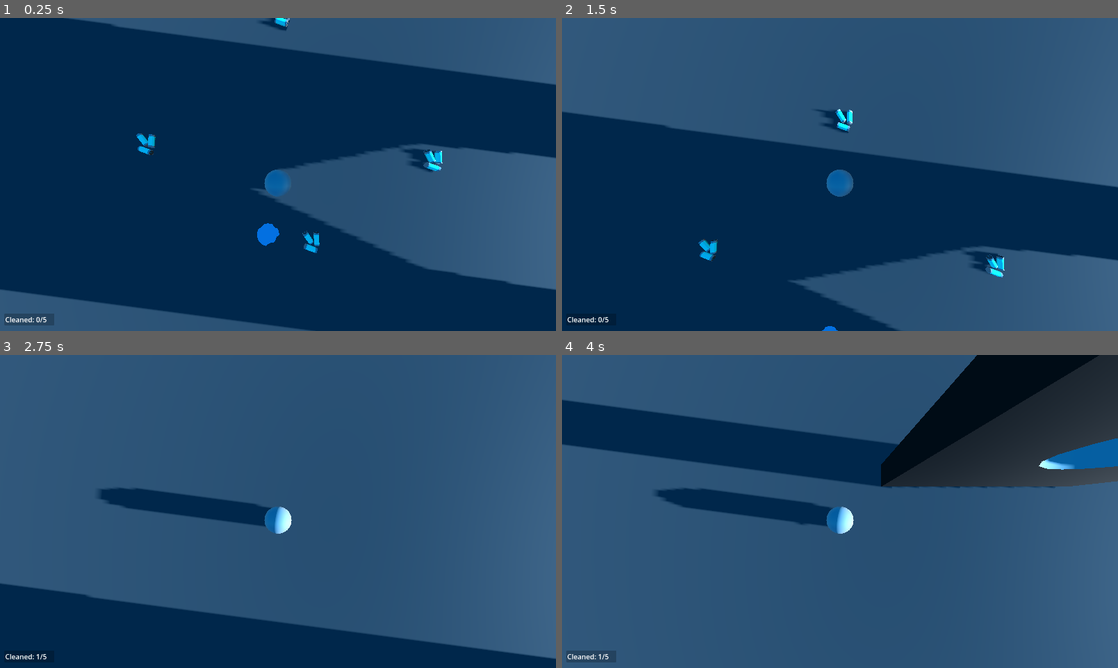
Above: before the commit, frames 1-4 (two rows, left to right).
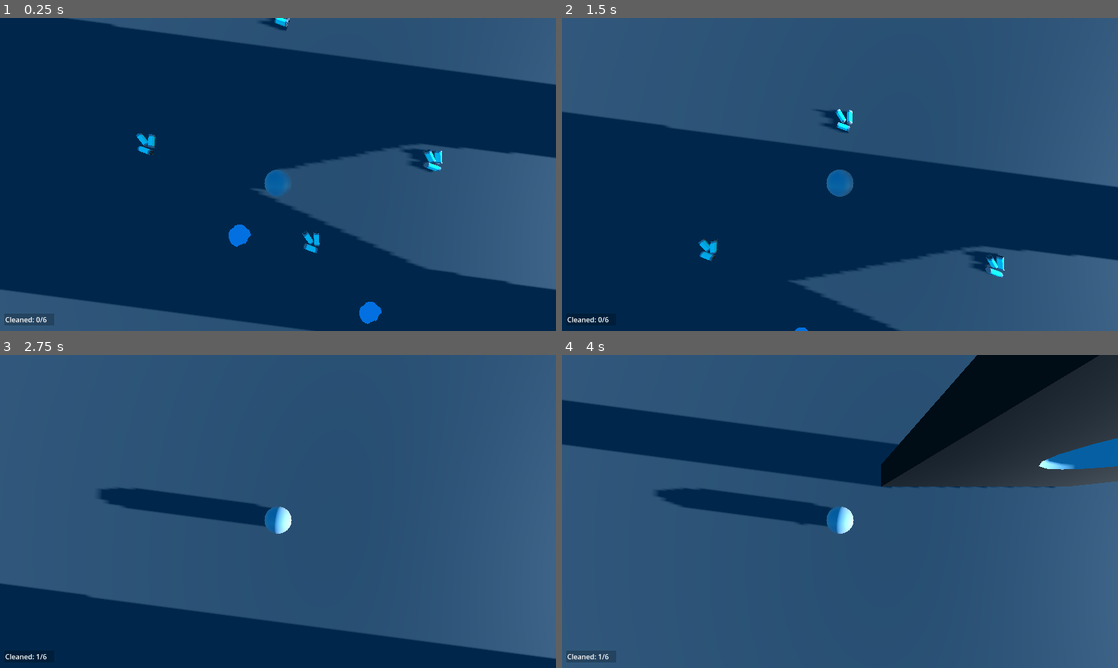
Above: after the commit, the same moments.

Repository: JustDavide/JanitorDemo
Game: Godot game, scene res://scenes/main.tscn
Two runs of this game, one before a commit and one after it. Both use one fixed random seed, a clock stepped at 60 frames per second and the inputs below.
Inputs (mouse positions are in pixels of both pictures, inside the frame that each line leads up to):
- Up to frame 1 (0.25 s): no input
- Up to frame 2 (1.5 s): tap Enter at 0.5 s; move the mouse to (867, 174) at 0.52 s; hold E (Interact) 0.53-1.28 s; hold W (Forwards) from 0.53 s (still down); move the mouse to (812, 174) at 1.27 s; tap E (Interact) at 1.35 s
- Up to frame 3 (2.75 s): keep holding W (Forwards); tap E (Interact) at 2 s; move the mouse to (289, 505) at 2.02 s; hold E (Interact) from 2.03 s (still down); click (289, 505) at 2.1 s
- Up to frame 4 (4 s): keep holding W (Forwards); move the mouse to (834, 517) at 2.77 s; release E (Interact) at 2.78 s; tap E (Interact) at 2.85 s; move the mouse to (878, 514) at 3.52 s; hold E (Interact) from 3.53 s (still down)

The runs differ from the first frame. In frame 1, 0.6% of the frame differs, in the area x 7-69%, y 65-98%; in frame 2, less than 0.1%; in frame 3, less than 0.1%; in frame 4, less than 0.1%.

Commit message:
Fixed a bug or two

Diff:
--- a/scenes/main.tscn
+++ b/scenes/main.tscn
@@ -101,5 +101,8 @@
 [node name="BunchOfCans4" parent="." unique_id=429383984 instance=ExtResource("2_0wfyh")]
 transform = Transform3D(1, 0, 0, 0, 1, 0, 0, 0, 1, -4.8361015, 0.70289195, -4.661441)
 
+[node name="Puddle2" parent="." unique_id=1834099406 instance=ExtResource("3_sugp2")]
+transform = Transform3D(1, 0, 0, 0, 1, 0, 0, 0, 1, -0.8556042, 0.4999981, 9.031061)
+
 [node name="Puddle" parent="." unique_id=369697662 instance=ExtResource("3_sugp2")]
-transform = Transform3D(1, 0, 0, 0, 1, 0, 0, 0, 1, -5.590452, 0.5, 5.4101534)
+transform = Transform3D(1, 0, 0, 0, 1, 0, 0, 0, 1, -6.906752, 0.5000019, 5.4607315)
--- a/scripts/Cans.gd
+++ b/scripts/Cans.gd
@@ -5,24 +5,24 @@
 func _ready() -> void:
 	Global.registerTrash()
 	tooltip = Global.playerUI.get_node("Tooltip")
-	$Area3D.body_entered.connect(_on_body_entered)
-	$Area3D.body_exited.connect(_on_body_exited)
+	$Area3D.area_entered.connect(_on_area_entered)
+	$Area3D.area_exited.connect(_on_area_exited)
 
 func _process(_delta: float) -> void:
 	if Input.is_action_just_pressed("Interact"):
 		clean()
 
-func _on_body_entered(body: Node3D):
-	if body.name == "Player":
+func _on_area_entered(area: Node3D):
+	if area.get_parent().name == "Player":
 		tooltip.visible = true
 
-func _on_body_exited(body: Node3D):
-	if body.name == "Player":
+func _on_area_exited(area: Node3D):
+	if area.get_parent().name == "Player":
 		tooltip.visible = false
 
 func clean():
-	var bodies = $Area3D.get_overlapping_bodies()
-	for body in bodies:
-		if body.name == "Player":
+	var areas = $Area3D.get_overlapping_areas()
+	for area in areas:
+		if area.get_parent().name == "Player":
 			Global.addCleaned()
 			queue_free()
--- a/scripts/Puddles.gd
+++ b/scripts/Puddles.gd
@@ -2,15 +2,16 @@
 
 # Input Mapping
 var interact = InputMap.get_action_description("Interact")
-@onready var ogScale=$Puddle.scale
+
 # UI Elements
 var tooltip
 var mopBar
 
-# Vars
+# Other
 var playerNear = false
 var holdTime = 0.0
 const HOLDDURATION = 4.5 # will have to lower, but idk.
+@onready var ogScale=$Puddle.scale
 
 func _ready() -> void:
 	Global.registerTrash()
@@ -18,7 +19,6 @@
 	mopBar = Global.playerUI.get_node("MopProgress")
 	$Area3D.area_entered.connect(_on_area_entered)
 	$Area3D.area_exited.connect(_on_area_exited)
-
 
 func _on_area_entered(area: Node3D):
 	if area.get_parent().name == "Player":
